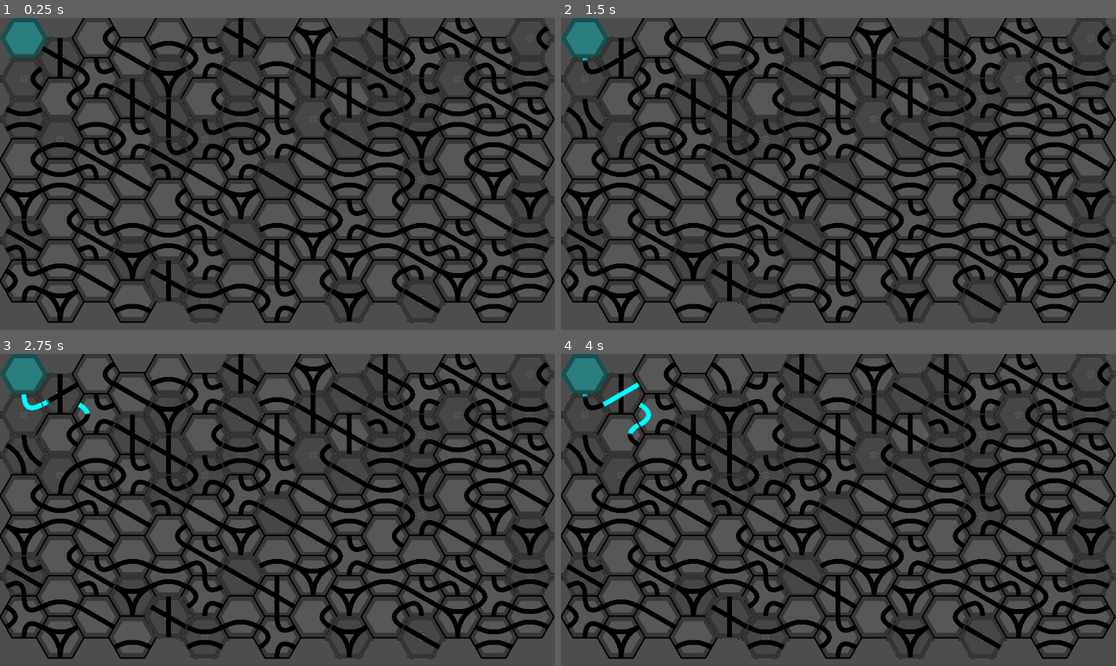
Above: before the commit, frames 1-4 (two rows, left to right).
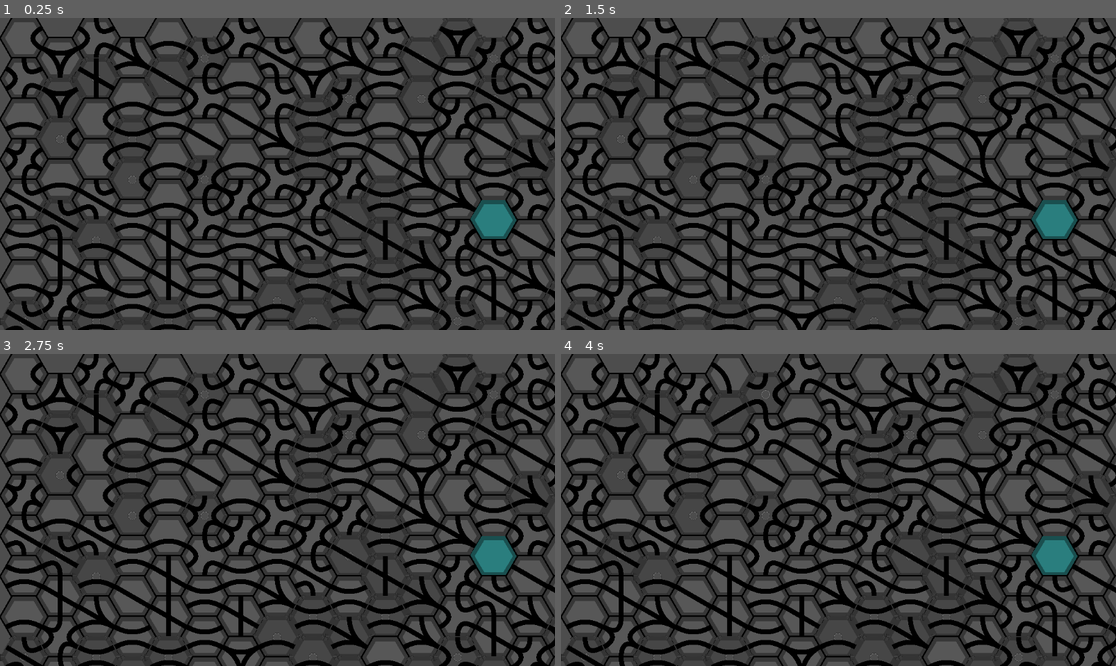
Above: after the commit, the same moments.

Repository: Nemleck/overflowed
Game: Godot game, scene res://scenes/game.tscn
The game is run twice, just before and just after one commit, with the same random seed, the same clock (stepped at 60 frames per second) and the same inputs.
Inputs (mouse positions are in pixels of both pictures, inside the frame that each line leads up to):
- Up to frame 1 (0.25 s): no input
- Up to frame 2 (1.5 s): tap Enter at 0.5 s; move the mouse to (622, 58) at 0.52 s; click (622, 58) at 0.6 s; tap M (m_pressed) at 0.8, 1.35 s; tap Space (space, bound only after the commit) at 1.25 s; move the mouse to (655, 36) at 1.27 s
- Up to frame 3 (2.75 s): tap Ctrl (ctrl, bound only after the commit) at 1.55, 2.1 s; tap Enter at 2 s; move the mouse to (133, 394) at 2.02 s; hold Space (space, bound only after the commit) from 2.03 s (still down)
- Up to frame 4 (4 s): move the mouse to (727, 372) at 2.77 s; release Space (space, bound only after the commit) at 2.78 s; tap Space (space, bound only after the commit) at 2.85 s; click (727, 372) at 3.05 s; move the mouse to (766, 394) at 3.52 s; click (766, 394) at 3.6 s; tap M (m_pressed) at 3.8 s

The runs differ from the first frame. In frame 1, 26% of the frame differs, in the area x 0-100%, y 0-100%; in frame 2, 26%; in frame 3, 27%; in frame 4, 27%.

Commit message:
Ctrl + source click + space + new pipes

Diff:
--- a/overflowed/project.godot
+++ b/overflowed/project.godot
@@ -32,6 +32,16 @@
 "events": [Object(InputEventMouseButton,"resource_local_to_scene":false,"resource_name":"","device":-1,"window_id":0,"a …(253 unchanged characters)…
 ]
 }
+space={
+"deadzone": 0.5,
+"events": [Object(InputEventKey,"resource_local_to_scene":false,"resource_name":"","device":0,"window_id":0,"alt_pressed":false,"shift_pressed":false,"ctrl_pressed":false,"meta_pressed":false,"pressed":false,"keycode":0,"physical_keycode":32,"key_label":0,"unicode":0,"location":0,"echo":false,"script":null)
+]
+}
+ctrl={
+"deadzone": 0.5,
+"events": [Object(InputEventKey,"resource_local_to_scene":false,"resource_name":"","device":0,"window_id":0,"alt_pressed":false,"shift_pressed":false,"ctrl_pressed":false,"meta_pressed":false,"pressed":false,"keycode":0,"physical_keycode":0,"key_label":4194326,"unicode":0,"location":0,"echo":false,"script":null)
+]
+}
 
 [rendering]
 
--- a/overflowed/scenes/load_level.gd
+++ b/overflowed/scenes/load_level.gd
@@ -8,25 +8,19 @@
 
 var pipe = preload("res://scenes/pipe.tscn")
 
-var pipe_configs = [
-	[[1, 3], [3, 5], [5, 1]],
-	[[0, 5]],
-	[[0, 2]],
-	[[0,1], [2,3], [4,5]],
-	[[0,2], [3,5]],
-	[[0,3], [1,4]],
-	[[0,3]],
-	[[0,3], [1,2], [4,5]]
-]
+const HEIGHT = 11
+const WIDTH = 24
 
 # Called when the node enters the scene tree for the first time.
 func _ready() -> void:
+	var got_source = false
 	var map = []
-	for y in range(7):
+	for y in range(HEIGHT):
 		map.append([])
-		for x in range(15):
-			var type = ["piped", "piped", "geared"][randi_range(0, 2)]
-			if x == 0 and y == 0:
+		for x in range(WIDTH):
+			var type = ["piped", "piped", "piped", "geared"][randi_range(0, 3)]
+			if (not got_source) and randi_range(0, WIDTH*HEIGHT) == 0:
+				got_source = true
 				type = "source"
 
 			#elif randi() % 4 == 0:
@@ -81,15 +75,9 @@
 					if x % 2 == 0:
 						polygon.add_neighbor(map[y-1][x-1], 3)
 
-				if x < 14 and y > 0 and map[y-1][x+1] != null:
+				if x < WIDTH-1 and y > 0 and map[y-1][x+1] != null:
 					if x % 2 == 0:
 						polygon.add_neighbor(map[y-1][x+1], 5)
-
-			if type in ["piped", "geared"]:
-				var choice = randi_range(0, len(pipe_configs)-1)
-
-				for pipe_entries in pipe_configs[choice]:
-					polygon.get_node("pipes").pipes.append({"entries": pipe_entries.duplicate(), "flow": {"flowing": false, "percentage": 0, "from": 0, "to": 1}})
 
 			polygon._set_order(order)
 
--- a/overflowed/scenes/pipes.gd
+++ b/overflowed/scenes/pipes.gd
@@ -71,7 +71,12 @@
 const ARIAL = preload("res://arial.ttf")
 func _draw():
 	for pipe in pipes:
-		_generate_pipe(POLYGON.order, pipe)
+		if pipe["flow"]["percentage"] == 0:
+			_generate_pipe(POLYGON.order, pipe)
+
+	for pipe in pipes:
+		if pipe["flow"]["percentage"] > 0:
+			_generate_pipe(POLYGON.order, pipe)
 
 	if not POLYGON.gearable():
 		for i in range(POLYGON.order):
--- a/overflowed/scenes/source_polygon.gd
+++ b/overflowed/scenes/source_polygon.gd
@@ -14,7 +14,14 @@
 
 # Called every frame. 'delta' is the elapsed time since the previous frame.
 func _process(delta: float) -> void:
-	if Input.is_action_just_pressed("m_pressed"):
+	if self.draggable and Input.is_action_just_pressed("click"):
 		for key in neighbors.keys():
 			if neighbors[key] != null:
 				neighbors[key].flow(opposite_side(key))
+
+
+func _on_mouse_entered() -> void:
+	self._on_area_2d_mouse_entered()
+
+func _on_mouse_exited() -> void:
+	self._on_area_2d_mouse_exited()
--- a/overflowed/scenes/source_polygon.tscn
+++ b/overflowed/scenes/source_polygon.tscn
@@ -1,7 +1,17 @@
-[gd_scene load_steps=2 format=3 uid="uid://df44df7sjo7mh"]
+[gd_scene load_steps=3 format=3 uid="uid://df44df7sjo7mh"]
 
 [ext_resource type="Script" path="res://scenes/source_polygon.gd" id="1_k8347"]
 
-[node name="Polygon" type="Node2D"]
+[sub_resource type="CircleShape2D" id="CircleShape2D_ol1w7"]
+radius = 42.19
+
+[node name="Polygon" type="Area2D"]
 script = ExtResource("1_k8347")
 metadata/test = true
+
+[node name="CollisionShape2D" type="CollisionShape2D" parent="."]
+scale = Vector2(0.88, 0.88)
+shape = SubResource("CircleShape2D_ol1w7")
+
+[connection signal="mouse_entered" from="." to="." method="_on_mouse_entered"]
+[connection signal="mouse_exited" from="." to="." method="_on_mouse_exited"]
--- a/overflowed/scripts/polygon.gd
+++ b/overflowed/scripts/polygon.gd
@@ -23,11 +23,6 @@
 
 	# TODO : get_n_from_angle(node) -> take opposite
 
-const FLOW_SPEED = 80
-func flow(n):
-	if self.flowable():
-		self.pipes.flow(n)
-
 func _set_order(order: int):
 	self.order = order
 
@@ -55,13 +50,43 @@
 	if self.flowable():
 		self._process_flowing(delta)
 
+	if Input.is_action_just_pressed("ctrl") and draggable:
+		_init_pipes()
+		self.pipes.redraw()
+
 # ---------------------------- FLOWING  ----------------------------
+
+const FLOW_SPEED = 80
+func flow(n):
+	if self.flowable():
+		self.pipes.flow(n)
+
+var pipe_configs = [
+	[[1, 3], [3, 5], [5, 1]],
+	[[0, 5]],
+	[[0, 2]],
+	[[0,1], [2,3], [4,5]],
+	[[0,2], [3,5]],
+	[[0,3], [1,4]],
+	[[0,3]],
+	[[0,3], [1,2], [4,5]],
+	[[0,2], [0,3], [0,4]],
+	[[0,1], [0,5], [3,2], [3,4]]
+]
 
 # Dynamic Variables
 var pipes = null
 func _ready() -> void:
 	if self.flowable():
 		self.pipes = self.get_node("pipes")
+		self._init_pipes()
+
+func _init_pipes():
+	var choice = randi_range(0, len(pipe_configs)-1)
+
+	self.pipes.pipes = []
+	for pipe_entries in pipe_configs[choice]:
+		self.pipes.pipes.append({"entries": pipe_entries.duplicate(), "flow": {"flowing": false, "percentage": 0, "from": 0, "to": 1}})
 
 # Properties
 func flowable():
@@ -72,8 +97,12 @@
 		if pipe["flow"]["flowing"]:
 			var diff: float = 0
 
-			if 100-pipe["flow"]["percentage"] > delta * FLOW_SPEED:
-				diff = delta * FLOW_SPEED # Add delta * Speed
+			var space_multiplicator = 1
+			if Input.is_action_pressed("space"):
+				space_multiplicator = 3
+
+			if 100-pipe["flow"]["percentage"] > delta * FLOW_SPEED * space_multiplicator:
+				diff = delta * FLOW_SPEED * space_multiplicator # Add delta * Speed
 			else:
 				diff = pipe["flow"]["percentage"] # Add only what remains
 
